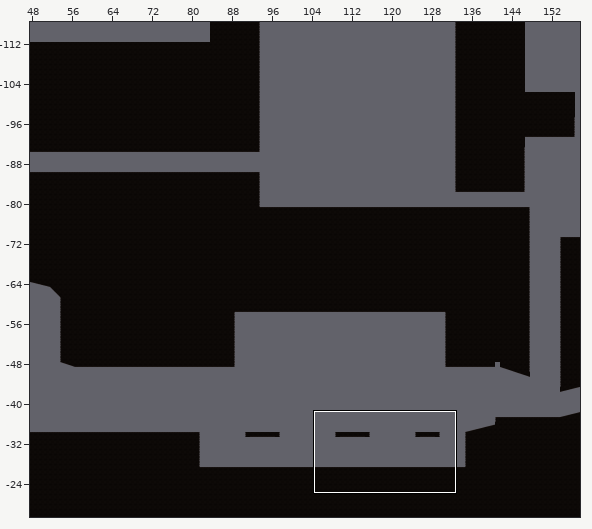
Tiled map, stored at Assets/Tiled/Level1TileMap/map1-1.tmx. Above, an overview of the earlier version with the close-up marked.
Close-up. First the earlier version:
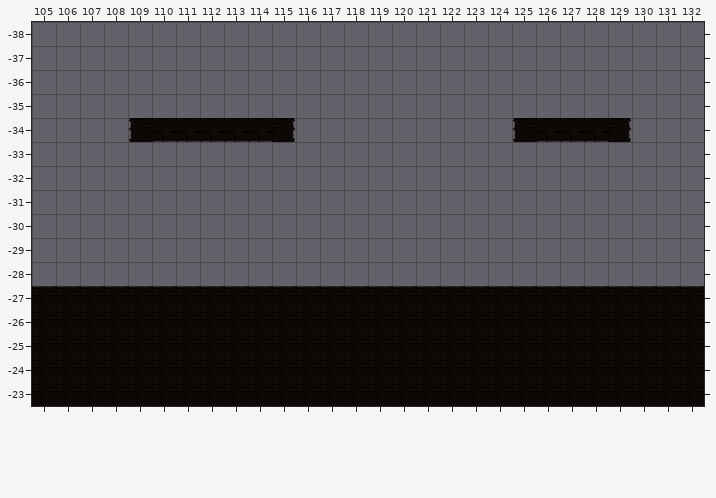
Cells are 256x256 px. Shown: x 105..132, y -38..-23. The commit also changed other parts of the map, which this record leaves out.
The same view after the edit:
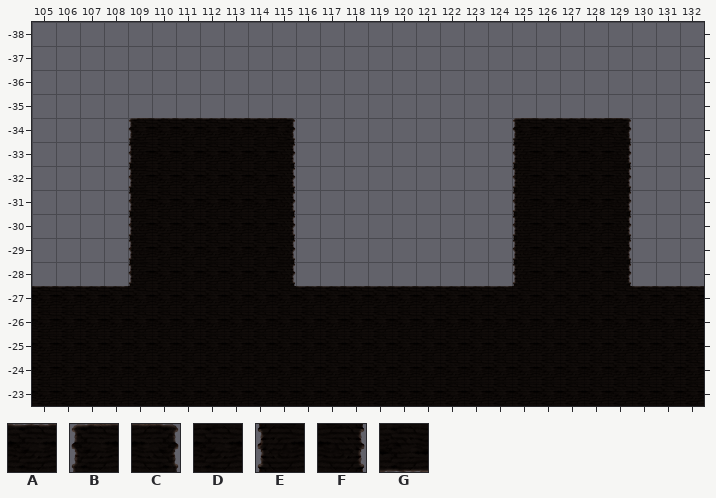
Key: from "Level1 Tileset": A 0, B 1, C 2, D 8, E 9, F 10, G 16.
_ is an empty cell.
Tiles replaced or removed in this view: A, E, F, G.
From old to new:
Changed rows in their new state; . is an unchanged cell.
Layer "ground":
first column x 109:
-34 BAAAAAC.........BAAAC
-33 EDDDDDF.........EDDDF
-32 EDDDDDF.........EDDDF
-31 EDDDDDF.........EDDDF
-30 EDDDDDF.........EDDDF
-29 EDDDDDF.........EDDDF
-28 EDDDDDF.........EDDDF
-27 DDDDDDD.........DDDDD
Pixel boxes of the changes (left, top, right, bottom) in both close-ups:
changed: (128, 118, 296, 287)
changed: (512, 118, 632, 287)
